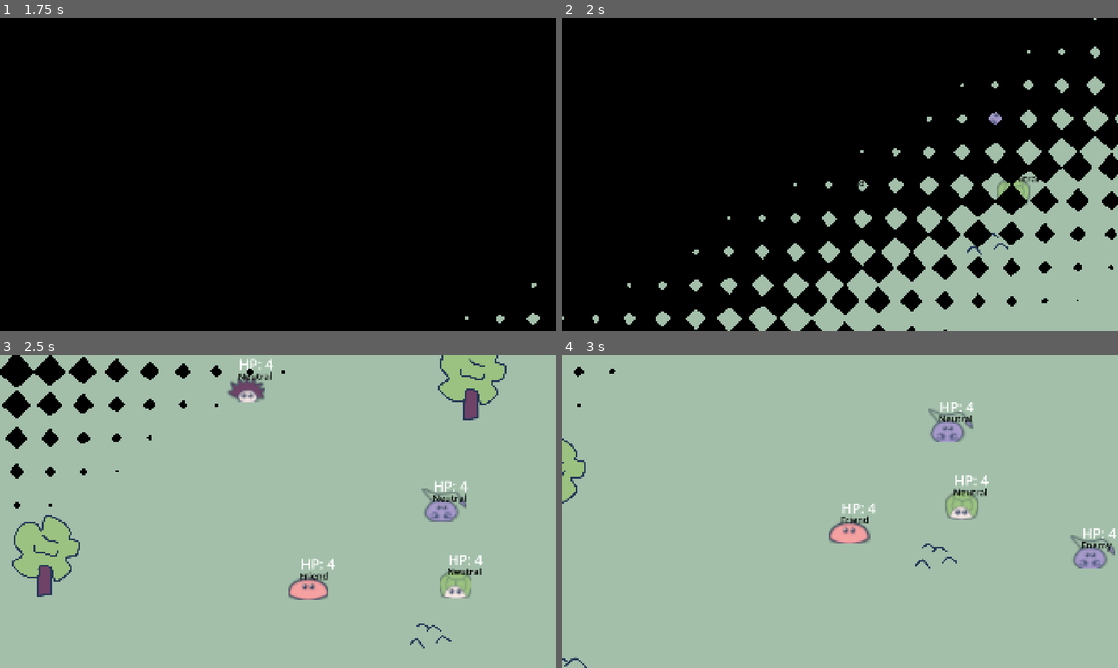
Above: before the commit, frames 1-4 (two rows, left to right).
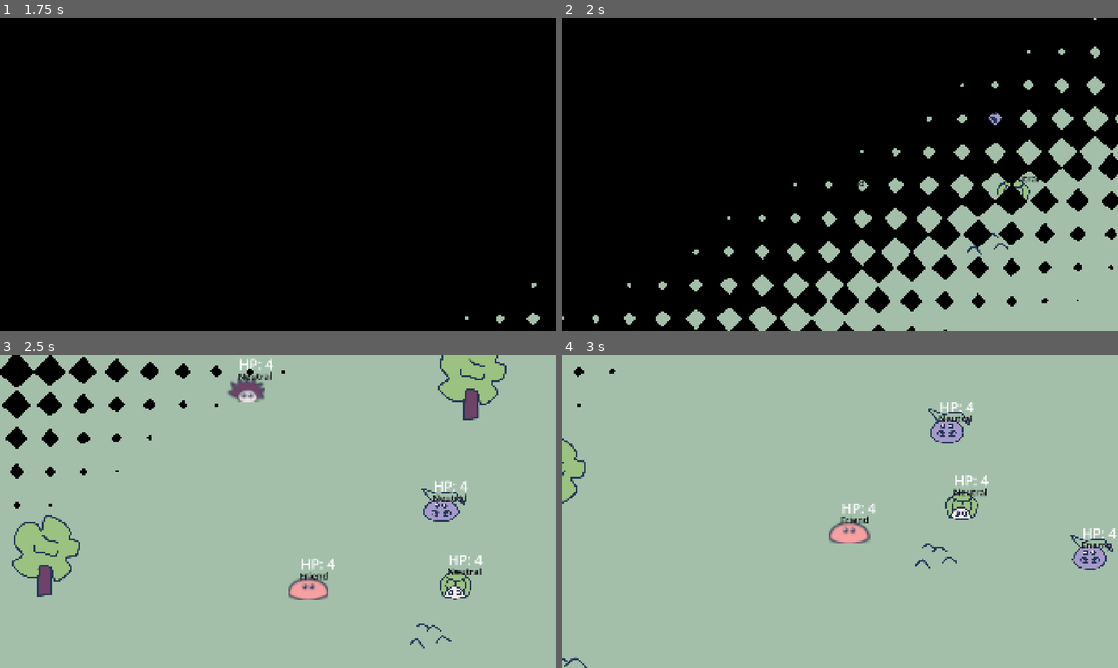
Above: after the commit, the same moments.

Repository: rinevard/SwarmSurge
Game: Godot game, scene res://scenes/main.tscn
Same seed, same stepped clock (60 frames per second), same inputs: the game is played once before the commit and once after it. Sound files missing from this copy of the repository are replaced by a short silence.
Inputs:
- Up to frame 1 (1.75 s): click "Start" at 0.5 s; click "Start" at 1.25 s
- Up to frame 2 (2 s): no input
- Up to frame 3 (2.5 s): hold D (right) from 2.03 s (still down)
- Up to frame 4 (3 s): release D (right) at 2.78 s; hold S (down) from 2.78 s (still down)

Frame 1 is identical in both runs. In frame 2, 0.2% of the frame differs, in the area x 76-85%, y 30-60%; in frame 3, 0.6%; in frame 4, 1.0%, in the area x 65-100%, y 17-69%.

Commit message:
蝎子动画

Diff:
--- a/scenes/creatures/scorpion.tscn
+++ b/scenes/creatures/scorpion.tscn
@@ -1,8 +1,8 @@
-[gd_scene load_steps=7 format=3 uid="uid://ditlm5gtv4akf"]
+[gd_scene load_steps=10 format=3 uid="uid://ditlm5gtv4akf"]
 
 [ext_resource type="PackedScene" uid="uid://cjlv33leiso01" path="res://scenes/creatures/swarm_part.tscn" id="1_nthnc"]
 [ext_resource type="Script" uid="uid://y8fcf30meqli" path="res://scripts/creatures/scorpion.gd" id="2_n0plm"]
-[ext_resource type="Texture2D" uid="uid://baidxml36re64" path="res://assets/art/creatures.png" id="3_3qadu"]
+[ext_resource type="Texture2D" uid="uid://butjew1twah8" path="res://assets/art/final_creatures.png" id="3_3qadu"]
 
 [sub_resource type="CircleShape2D" id="CircleShape2D_3qadu"]
 radius = 120.0
@@ -13,6 +13,164 @@
 [sub_resource type="CircleShape2D" id="CircleShape2D_xwqv6"]
 radius = 40.0
 
+[sub_resource type="Animation" id="Animation_3qadu"]
+resource_name = "normal"
+length = 0.5
+loop_mode = 2
+tracks/0/type = "value"
+tracks/0/imported = false
+tracks/0/enabled = true
+tracks/0/path = NodePath("Sprites/LeftHand:position")
+tracks/0/interp = 1
+tracks/0/loop_wrap = true
+tracks/0/keys = {
+"times": PackedFloat32Array(0, 0.5),
+"transitions": PackedFloat32Array(1, 1),
+"update": 0,
+"values": [Vector2(-55, 27.5), Vector2(-50, 12.5)]
+}
+tracks/1/type = "value"
+tracks/1/imported = false
+tracks/1/enabled = true
+tracks/1/path = NodePath("Sprites/RightHand:position")
+tracks/1/interp = 1
+tracks/1/loop_wrap = true
+tracks/1/keys = {
+"times": PackedFloat32Array(0, 0.5),
+"transitions": PackedFloat32Array(1, 1),
+"update": 0,
+"values": [Vector2(55, 27.5), Vector2(52.5, 12.5)]
+}
+tracks/2/type = "value"
+tracks/2/imported = false
+tracks/2/enabled = true
+tracks/2/path = NodePath("Sprites/Body:scale")
+tracks/2/interp = 1
+tracks/2/loop_wrap = true
+tracks/2/keys = {
+"times": PackedFloat32Array(0, 0.5),
+"transitions": PackedFloat32Array(1, 1),
+"update": 0,
+"values": [Vector2(1.2, 0.8), Vector2(1, 1)]
+}
+tracks/3/type = "value"
+tracks/3/imported = false
+tracks/3/enabled = true
+tracks/3/path = NodePath("Sprites/Tail:position")
+tracks/3/interp = 1
+tracks/3/loop_wrap = true
+tracks/3/keys = {
+"times": PackedFloat32Array(0, 0.5),
+"transitions": PackedFloat32Array(1, 1),
+"update": 0,
+"values": [Vector2(0, -132.5), Vector2(0, -145)]
+}
+tracks/4/type = "value"
+tracks/4/imported = false
+tracks/4/enabled = true
+tracks/4/path = NodePath("Sprites/Stab:position")
+tracks/4/interp = 1
+tracks/4/loop_wrap = true
+tracks/4/keys = {
+"times": PackedFloat32Array(0, 0.5),
+"transitions": PackedFloat32Array(1, 1),
+"update": 0,
+"values": [Vector2(172.5, -85), Vector2(165, -95)]
+}
+tracks/5/type = "value"
+tracks/5/imported = false
+tracks/5/enabled = true
+tracks/5/path = NodePath("Sprites/Stab:rotation")
+tracks/5/interp = 1
+tracks/5/loop_wrap = true
+tracks/5/keys = {
+"times": PackedFloat32Array(0, 0.5),
+"transitions": PackedFloat32Array(1, 1),
+"update": 0,
+"values": [-0.139626, 0.261799]
+}
+
+[sub_resource type="Animation" id="Animation_atvky"]
+length = 0.001
+tracks/0/type = "value"
+tracks/0/imported = false
+tracks/0/enabled = true
+tracks/0/path = NodePath("Sprites/LeftHand:position")
+tracks/0/interp = 1
+tracks/0/loop_wrap = true
+tracks/0/keys = {
+"times": PackedFloat32Array(0),
+"transitions": PackedFloat32Array(1),
+"update": 0,
+"values": [Vector2(-55, 27.5)]
+}
+tracks/1/type = "value"
+tracks/1/imported = false
+tracks/1/enabled = true
+tracks/1/path = NodePath("Sprites/RightHand:position")
+tracks/1/interp = 1
+tracks/1/loop_wrap = true
+tracks/1/keys = {
+"times": PackedFloat32Array(0),
+"transitions": PackedFloat32Array(1),
+"update": 0,
+"values": [Vector2(55, 27.5)]
+}
+tracks/2/type = "value"
+tracks/2/imported = false
+tracks/2/enabled = true
+tracks/2/path = NodePath("Sprites/Body:scale")
+tracks/2/interp = 1
+tracks/2/loop_wrap = true
+tracks/2/keys = {
+"times": PackedFloat32Array(0),
+"transitions": PackedFloat32Array(1),
+"update": 0,
+"values": [Vector2(1, 1)]
+}
+tracks/3/type = "value"
+tracks/3/imported = false
+tracks/3/enabled = true
+tracks/3/path = NodePath("Sprites/Tail:position")
+tracks/3/interp = 1
+tracks/3/loop_wrap = true
+tracks/3/keys = {
+"times": PackedFloat32Array(0),
+"transitions": PackedFloat32Array(1),
+"update": 0,
+"values": [Vector2(0, -132.5)]
+}
+tracks/4/type = "value"
+tracks/4/imported = false
+tracks/4/enabled = true
+tracks/4/path = NodePath("Sprites/Stab:position")
+tracks/4/interp = 1
+tracks/4/loop_wrap = true
+tracks/4/keys = {
+"times": PackedFloat32Array(0),
+"transitions": PackedFloat32Array(1),
+"update": 0,
+"values": [Vector2(172.5, -85)]
+}
+tracks/5/type = "value"
+tracks/5/imported = false
+tracks/5/enabled = true
+tracks/5/path = NodePath("Sprites/Stab:rotation")
+tracks/5/interp = 1
+tracks/5/loop_wrap = true
+tracks/5/keys = {
+"times": PackedFloat32Array(0),
+"transitions": PackedFloat32Array(1),
+"update": 0,
+"values": [0.261799]
+}
+
+[sub_resource type="AnimationLibrary" id="AnimationLibrary_atvky"]
+_data = {
+&"RESET": SubResource("Animation_atvky"),
+&"normal": SubResource("Animation_3qadu")
+}
+
 [node name="Scorpion" instance=ExtResource("1_nthnc")]
 script = ExtResource("2_n0plm")
 
@@ -26,10 +184,47 @@
 shape = SubResource("CircleShape2D_xwqv6")
 
 [node name="Sprites" type="Node2D" parent="." index="3"]
-scale = Vector2(0.25, 0.25)
-
-[node name="Sprite2D" type="Sprite2D" parent="Sprites" index="0"]
-position = Vector2(48, -76)
-texture = ExtResource("3_3qadu")
-region_enabled = true
-region_rect = Rect2(1170, 68, 615, 461)
+scale = Vector2(0.4, 0.4)
+
+[node name="Tail" type="Sprite2D" parent="Sprites" index="0"]
+position = Vector2(0, -132.5)
+scale = Vector2(1, 1)
+texture = ExtResource("3_3qadu")
+region_enabled = true
+region_rect = Rect2(486, 1137, 331, 118)
+
+[node name="Stab" type="Sprite2D" parent="Sprites" index="1"]
+position = Vector2(172.5, -85)
+rotation = 0.261799
+scale = Vector2(1, 1)
+texture = ExtResource("3_3qadu")
+region_enabled = true
+region_rect = Rect2(622, 1398, 77, 78)
+
+[node name="Body" type="Sprite2D" parent="Sprites" index="2"]
+texture = ExtResource("3_3qadu")
+region_enabled = true
+region_rect = Rect2(523, 1831, 279, 218)
+
+[node name="Eyes" type="Sprite2D" parent="Sprites" index="3"]
+position = Vector2(0, -45)
+texture = ExtResource("3_3qadu")
+region_enabled = true
+region_rect = Rect2(100, 1277, 113, 47)
+
+[node name="LeftHand" type="Sprite2D" parent="Sprites" index="4"]
+position = Vector2(-55, 27.5)
+texture = ExtResource("3_3qadu")
+region_enabled = true
+region_rect = Rect2(586, 1674, 75, 56)
+
+[node name="RightHand" type="Sprite2D" parent="Sprites" index="5"]
+position = Vector2(55, 27.5)
+texture = ExtResource("3_3qadu")
+region_enabled = true
+region_rect = Rect2(695, 1674, 75, 56)
+
+[node name="AnimationPlayer" type="AnimationPlayer" parent="." index="6"]
+libraries = {
+&"": SubResource("AnimationLibrary_atvky")
+}
--- a/scenes/creatures/turtle.tscn
+++ b/scenes/creatures/turtle.tscn
@@ -2,7 +2,7 @@
 
 [ext_resource type="PackedScene" uid="uid://cjlv33leiso01" path="res://scenes/creatures/swarm_part.tscn" id="1_vdf1r"]
 [ext_resource type="Script" uid="uid://bsqjp8hoidkc0" path="res://scripts/creatures/turtle.gd" id="2_1y4ad"]
-[ext_resource type="Texture2D" uid="uid://baidxml36re64" path="res://assets/art/creatures.png" id="2_wdcxx"]
+[ext_resource type="Texture2D" uid="uid://butjew1twah8" path="res://assets/art/final_creatures.png" id="4_wqdtd"]
 
 [sub_resource type="CircleShape2D" id="CircleShape2D_1y4ad"]
 radius = 120.0
@@ -26,12 +26,24 @@
 shape = SubResource("CircleShape2D_psu7v")
 
 [node name="Sprites" type="Node2D" parent="." index="3"]
-scale = Vector2(0.25, 0.25)
+scale = Vector2(0.4, 0.4)
 
-[node name="Sprite2D" type="Sprite2D" parent="Sprites" index="0"]
-texture = ExtResource("2_wdcxx")
+[node name="Body" type="Sprite2D" parent="Sprites" index="0"]
+position = Vector2(-7.5, 67.5)
+texture = ExtResource("4_wqdtd")
 region_enabled = true
-region_rect = Rect2(166, 74, 455, 404)
+region_rect = Rect2(1696, 1631, 210, 129)
+
+[node name="Shell" type="Sprite2D" parent="Sprites" index="1"]
+texture = ExtResource("4_wqdtd")
+region_enabled = true
+region_rect = Rect2(1649, 1158, 279, 232)
+
+[node name="Eyes" type="Sprite2D" parent="Sprites" index="2"]
+position = Vector2(-7.5, 75)
+texture = ExtResource("4_wqdtd")
+region_enabled = true
+region_rect = Rect2(100, 1277, 113, 47)
 
 [node name="ShieldPosMarker" type="Marker2D" parent="." index="5"]
 position = Vector2(0, -150)
--- a/scripts/creatures/scorpion.gd
+++ b/scripts/creatures/scorpion.gd
@@ -2,6 +2,10 @@
 class_name Scorpion
 
 var bullet_speed: float = 1000.0
+
+func _ready() -> void:
+	super()
+	$AnimationPlayer.play("normal")
 
 ## override, 索敌发射子弹
 func activate(enemies: Array[BaseCreature]) -> void:
Binary file added: assets/art/final_creatures.png
Not shown, added: assets/art/final_creatures.png.import
